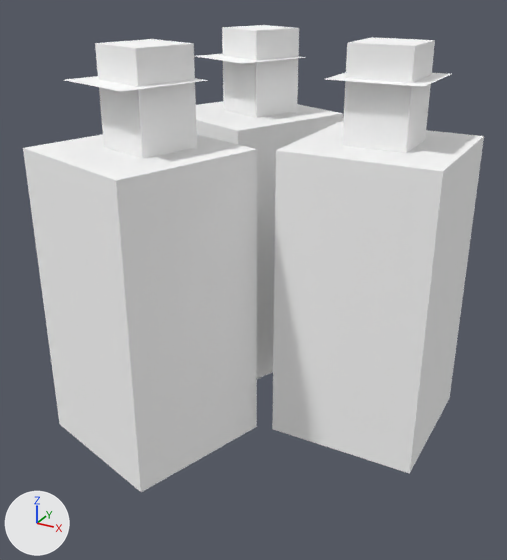
Two versions of the OBJ model src/main/resources/assets/alconautics/models/block/dandelion_tincture_triple.obj, one commit apart.
One viewpoint serves both versions: a 50 mm camera at (1.151, -1.782, 0.93) aimed at (0.478, -0.559, 0.318). The lights are fixed; the arrows at lower left show +X, +Y and +Z. The first picture is the older version. Where no turn or scale is listed for an object, it has been applied to the vertices. Vertices at exactly the same position are counted once.

The first picture shows 'dandelion_tincture_triple'.
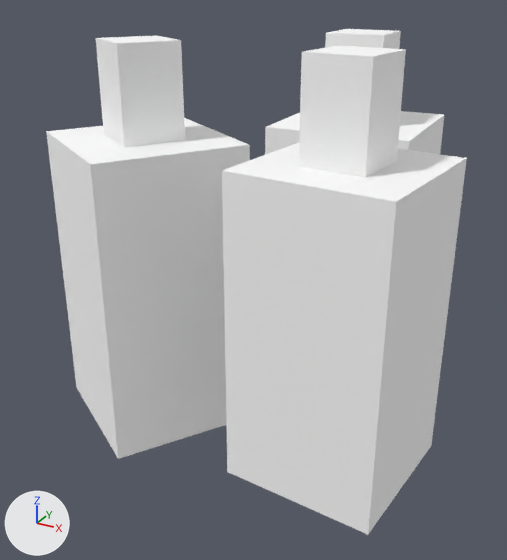
Boxes [x1, y1, x2, y2] around the edits, measured in the pictures (507 x 560 px; the box of a moved part takes in the faces that stretch with it):
'dandelion_tincture_triple', reshaped (9% narrower, 8% taller): before [23, 25, 484, 492]; after [46, 29, 467, 534]
part 1 of me_dandelion_tincture_triple, moved or reshaped: before [222, 25, 299, 118]; after [325, 29, 401, 49]
part 2 of me_dandelion_tincture_triple, moved or reshaped: before [196, 101, 343, 379]; after [265, 111, 444, 155]
part 3 of me_dandelion_tincture_triple, moved or reshaped: before [342, 37, 435, 153]; after [299, 45, 406, 178]
part 4 of me_dandelion_tincture_triple, moved or reshaped: before [272, 122, 484, 474]; after [222, 143, 467, 534]
part 5 of me_dandelion_tincture_triple, moved or reshaped: before [95, 39, 197, 159]; after [96, 35, 185, 147]
part 6 of me_dandelion_tincture_triple, moved or reshaped: before [23, 134, 257, 492]; after [46, 118, 250, 459]
part 7 of me_dandelion_tincture_triple, deleted: before [65, 54, 451, 92]

The change in detail:
me_dandelion_tincture_triple is used by ob_dandelion_tincture_triple; location (0.0, 0.0, 0.0).
me_dandelion_tincture_triple had 84 vertices, 54 faces and spanned x 0.123..0.875, y -0.932..-0.099, z 0.0..0.813.
me_dandelion_tincture_triple now has 48 vertices, 36 faces and spans x 0.066..0.888, y -0.872..-0.118, z 0.0..0.813.
me_dandelion_tincture_triple part 1: the loose piece of 8 vertices spanning x 0.262..0.425, y -0.363..-0.2, z 0.625..0.812 is turned 25 degrees about the z axis through its middle, then moved by (0.25, 0.0, 0.0).
me_dandelion_tincture_triple part 2: the loose piece of 8 vertices spanning x 0.123..0.531, y -0.507..-0.099, z 0.0..0.625 is turned 25 degrees about the z axis through its middle, then moved by (0.267, 0.022, 0.0).
me_dandelion_tincture_triple part 3: the loose piece of 8 vertices spanning x 0.656..0.781, y -0.531..-0.406, z 0.625..0.813 is turned -5 degrees about the z axis through its middle, then moved by (0.0, -0.188, 0.0).
me_dandelion_tincture_triple part 4: the loose piece of 8 vertices spanning x 0.562..0.875, y -0.625..-0.312, z 0.0..0.625 is turned -5 degrees about the z axis through its middle, then moved by (0.0, -0.188, 0.0).
me_dandelion_tincture_triple part 5: the loose piece of 8 vertices spanning x 0.265..0.422, y -0.797..-0.64, z 0.625..0.813 is turned -15 degrees about the z axis through its middle, then moved by (-0.063, 0.062, 0.0).
me_dandelion_tincture_triple part 6: the loose piece of 8 vertices spanning x 0.135..0.527, y -0.932..-0.54, z 0.0..0.625 is turned -15 degrees about the z axis through its middle, then moved by (-0.05, 0.08, 0.0).
me_dandelion_tincture_triple part 7: 6 loose pieces with 36 vertices, spanning x 0.164..0.844, y -0.893..-0.139, z 0.0..0.75, are deleted.
